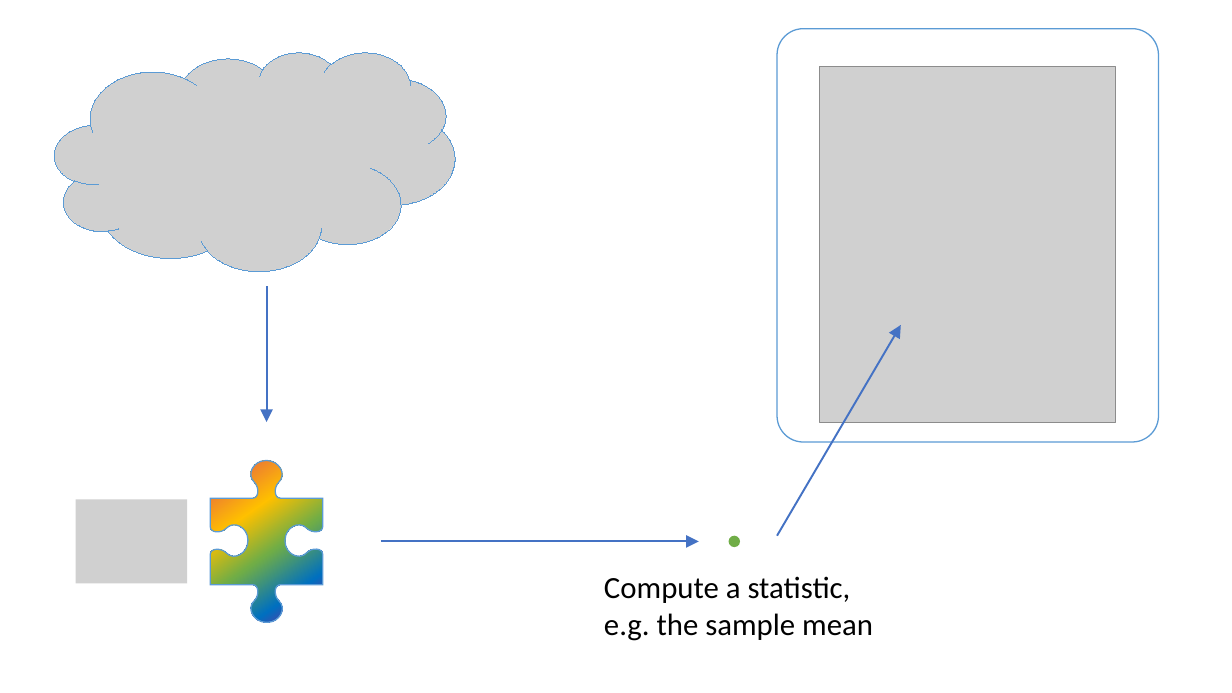
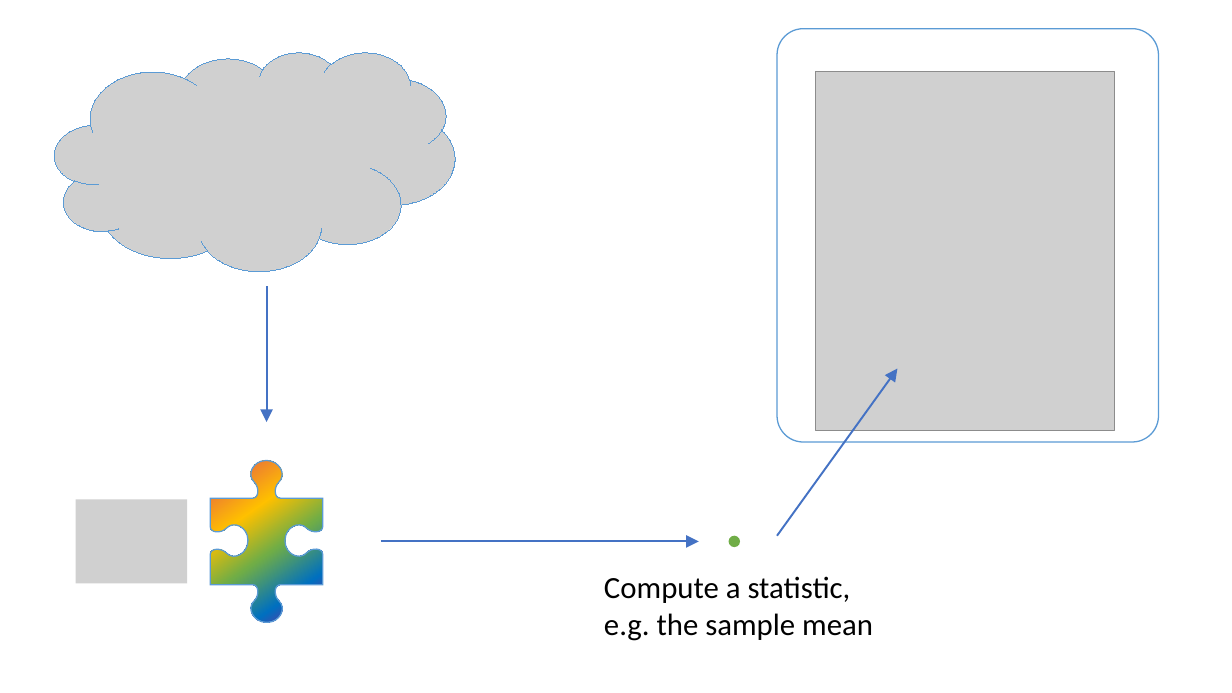
Before and after one commit to uoepsy/dapr1, a slide deck: slide 1 of dapr1_lectures/dapr1_2_01_bootci/un_boot_ci.pptx. Drawn at 1232x693 pixels with LibreOffice and Linux fonts; fonts in the diff are those of the drawing; grey boxes stand for pictures. Boxes give left, top, right and bottom in pixels: in the first picture for what was removed or moved away, otherwise in the second. Text is boxed around its words. In the diff, an @@ line names an element or a change of style, - is before the commit and + after.

```diff
--- a/dapr1_lectures/dapr1_2_01_bootci/un_boot_ci.pptx
+++ b/dapr1_lectures/dapr1_2_01_bootci/un_boot_ci.pptx
@@ picture: place and size @@
-picture at (820,67,1116,422)
+picture at (816,71,1116,431)
@@ arrow moved from (777, 536) - (901, 325) to (777, 536) - (897, 369) @@
```
Also in this commit, not shown: 1 other slide changed, 2 slides added, 1 slide removed, 34 other files.
